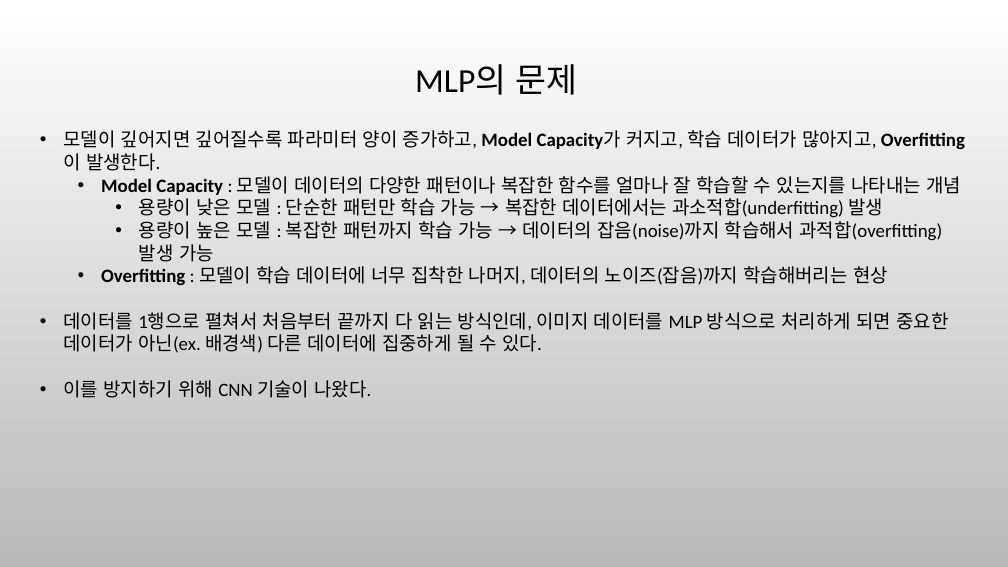
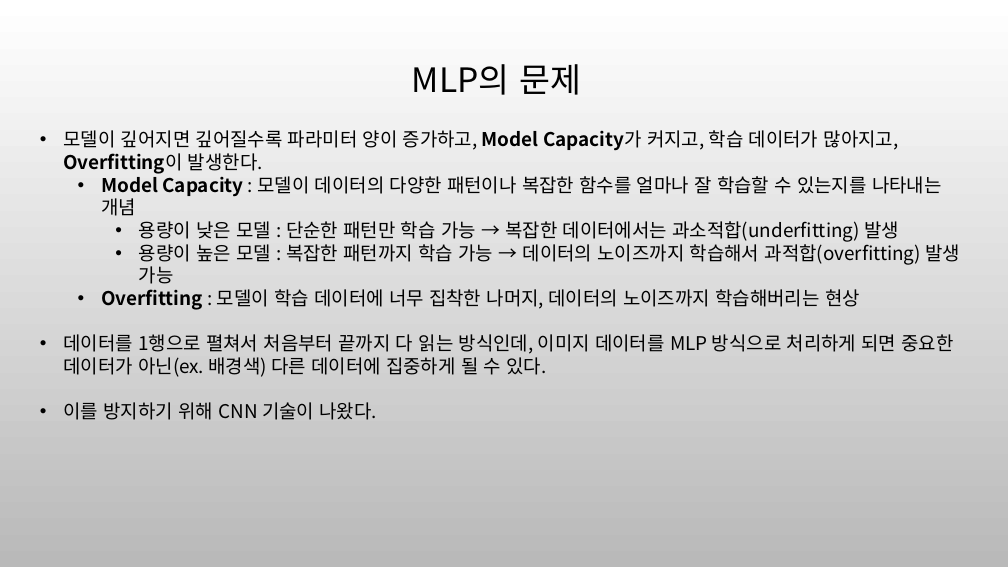
Before and after one commit to ha-taeyeong/University, a slide deck: slide 13 of tensor/발표자료.pptx. Drawn at 1008x567 pixels with LibreOffice and Linux fonts; fonts in the diff are those of the drawing; background and template pictures are left out. Boxes give left, top, right and bottom in pixels: in the first picture for what was removed or moved away, otherwise in the second. Text is boxed around its words. In the diff, an @@ line names an element or a change of style, - is before the commit and + after.

```diff
--- a/tensor/발표자료.pptx
+++ b/tensor/발표자료.pptx
@@ title "MLP의 문제" at bbox=[412, 64, 581, 95]: font Calibri to Noto Sans CJK KR @@
@@ text at bbox=[63, 130, 954, 377]: font Calibri to Noto Sans CJK KR in "모델이 깊어지면 깊어질수록 파라미터 양이 증가하고, Model ...", "Model Capacity : 모델이 데이터의 다양한 패턴이나 ...", "용량이 낮은 모델 : 단순한 패턴만 학습 ...", "데이터를 1행으로 펼쳐서 처음부터 끝까지 다 읽는 ..." and 1 more places @@
@@ text at bbox=[101, 240, 960, 310]: text changed; font Calibri to Noto Sans CJK KR @@
-    • 용량이 높은 모델 : 복잡한 패턴까지 학습 가능 → 데이터의 잡음(noise)까지 학습해서 과적합(overfitting) 발생 가능
-  • Overfitting : 모델이 학습 데이터에 너무 집착한 나머지, 데이터의 노이즈(잡음)까지 학습해버리는 현상
+    • 용량이 높은 모델 : 복잡한 패턴까지 학습 가능 → 데이터의 노이즈까지 학습해서 과적합(overfitting) 발생 가능
+  • Overfitting : 모델이 학습 데이터에 너무 집착한 나머지, 데이터의 노이즈까지 학습해버리는 현상
```
Also in this commit, not shown: 21 other slides changed, 5 other files.
